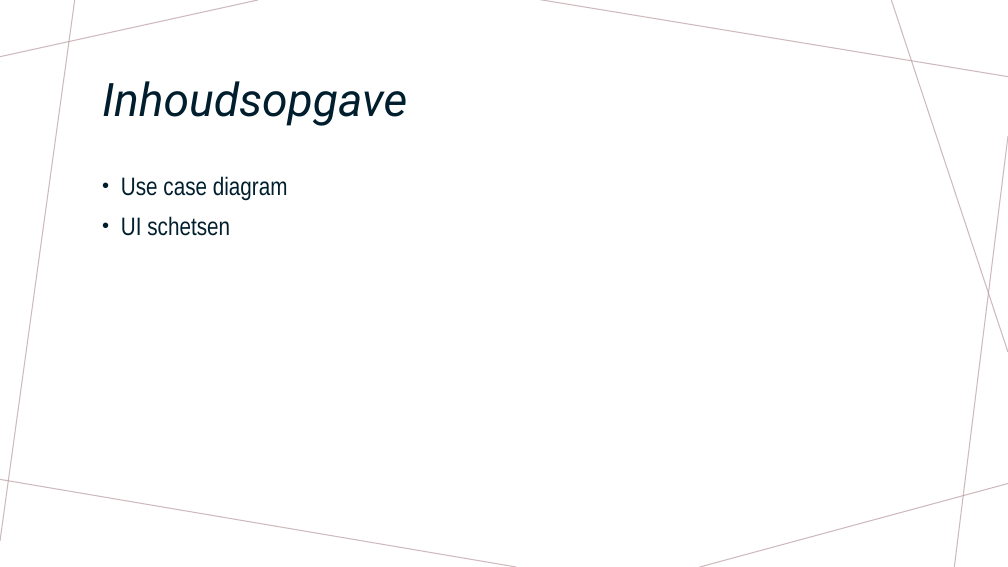
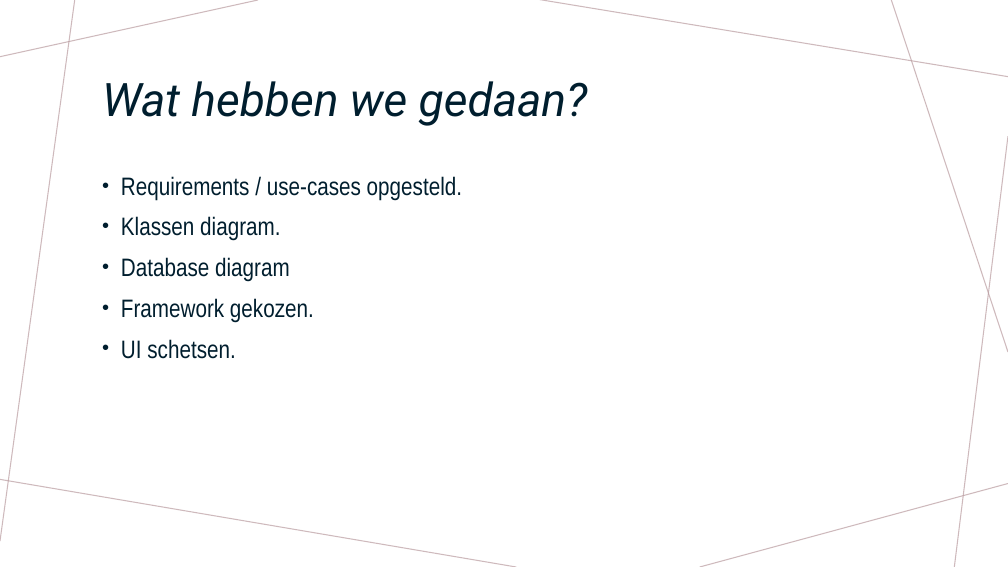
Before and after one commit to pietermn/BusPlan2Groep2, a slide deck: slide 3 of documentatie/Presentaties/Busplan Iteratie 1.pptx (slide 2 before the commit). Drawn at 1008x567 pixels with LibreOffice and Linux fonts; fonts in the diff are those of the drawing. Boxes give left, top, right and bottom in pixels: in the first picture for what was removed or moved away, otherwise in the second. Text is boxed around its words. In the diff, an @@ line names an element or a change of style, - is before the commit and + after.

```diff
--- a/documentatie/Presentaties/Busplan Iteratie 1.pptx
+++ b/documentatie/Presentaties/Busplan Iteratie 1.pptx
@@ title at (102, 81, 588, 126): text changed @@
-Inhoudsopgave
+Wat hebben we gedaan?
@@ text at (121, 176, 462, 359): text changed @@
-• Use case diagram
-• UI schetsen
+• Requirements / use-cases opgesteld.
+• Klassen diagram.
+• Database diagram
+• Framework gekozen.
+• UI schetsen.
```
Also in this commit, not shown: 1 other slide changed, 6 slides added, 2 slides removed, 31 other files.
